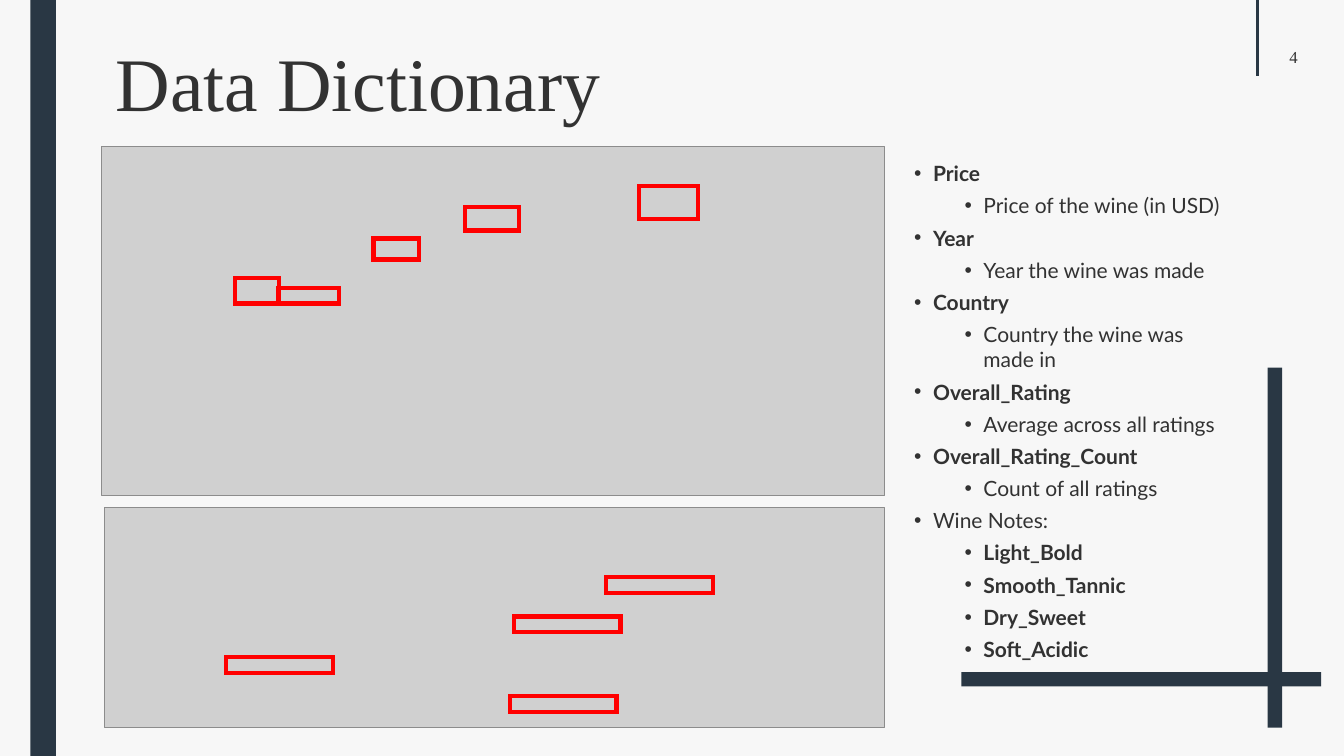
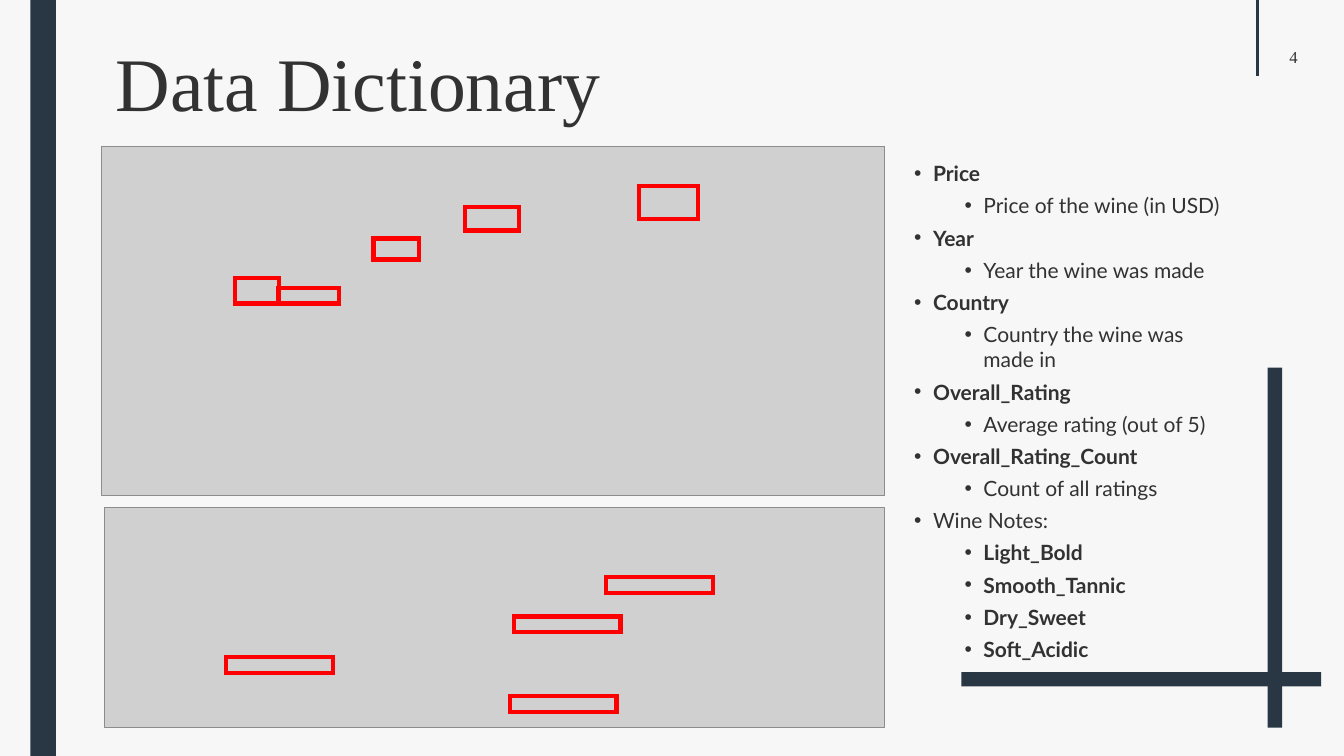
Before and after one commit to WilliamJHan/Selenium_Vivino, a slide deck: slide 4 of Vivino_Presentation.pptx. Drawn at 1344x756 pixels with LibreOffice and Linux fonts; fonts in the diff are those of the drawing; grey boxes stand for pictures. Boxes give left, top, right and bottom in pixels: in the first picture for what was removed or moved away, otherwise in the second. Text is boxed around its words. In the diff, an @@ line names an element or a change of style, - is before the commit and + after.

```diff
--- a/Vivino_Presentation.pptx
+++ b/Vivino_Presentation.pptx
@@ text at box(983, 416, 1206, 436): text changed @@
-  • Average across all ratings
+  • Average rating (out of 5)
```
Also in this commit, not shown: 5 other slides changed, 8 slides added, 1 slide removed, 16 other files.
